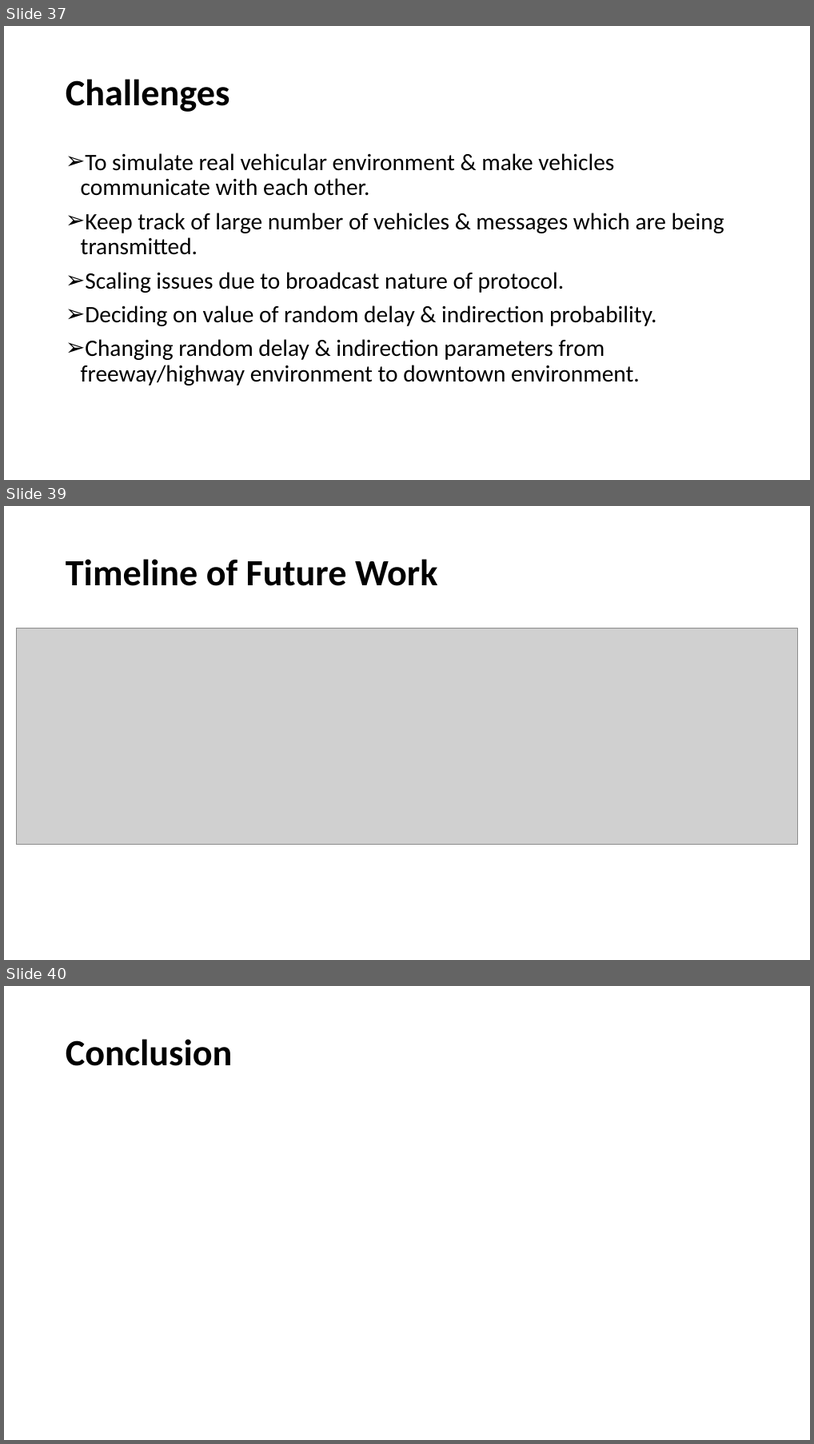
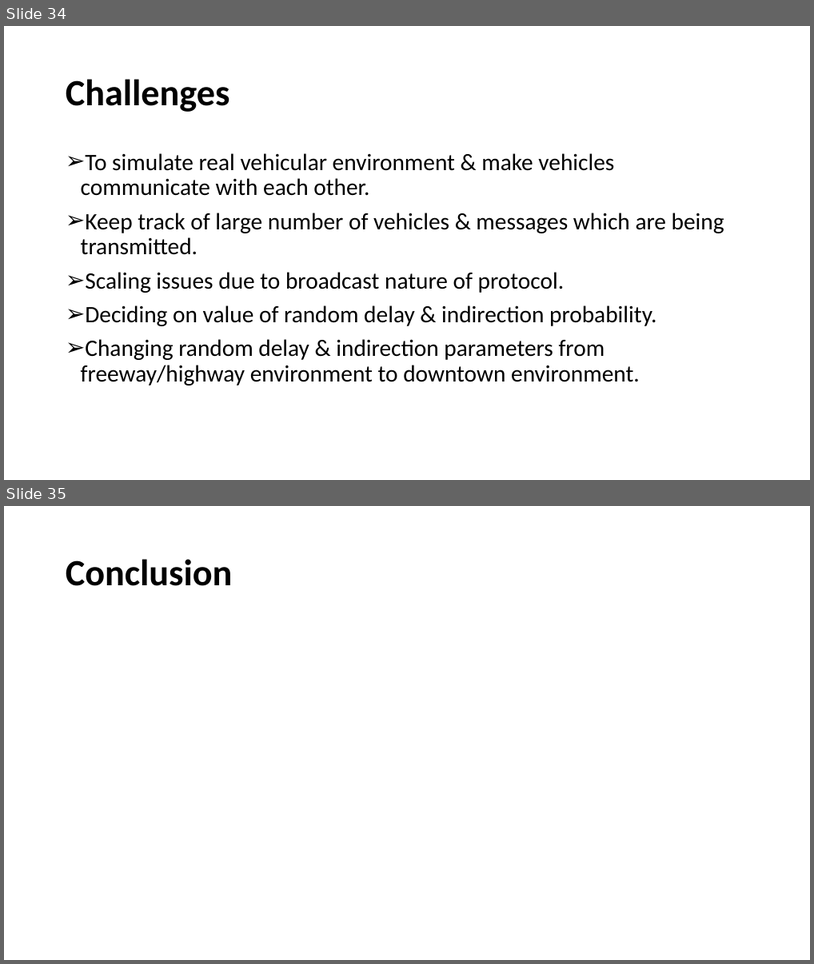
Before and after one commit to anuj-dimri25/Random-Delay-and-Indirections, a slide deck: anuj_nrel.pptx. Shown one above the other, each under a label of ours: slides 37, 39 and 40 before the commit, slides 34 and 35 after it; the slides between them are not shown. The pictures are 814x1444 and 814x964 pixels, drawn with LibreOffice and Linux fonts; fonts in the diff are those of the drawing; grey boxes stand for pictures. Boxes give left, top, right and bottom in pixels: in the first picture for what was removed or moved away, otherwise in the second. Text is boxed around its words. In the diff, an @@ line names an element or a change of style, - is before the commit and + after.

```diff
--- a/anuj_nrel.pptx
+++ b/anuj_nrel.pptx
@@ slide 39 removed at [4, 506, 810, 960], background #FFFFFF @@
@@ title removed at [66, 559, 438, 586] @@
-Timeline of Future Work
@@ picture removed at [16, 628, 798, 844] @@
@@ what was slide 37 is now slide 34 @@
@@ what was slide 40 is now slide 35 @@
```
Also in this commit, not shown: 3 slides changed, 1 slide added, 5 other slides removed.
